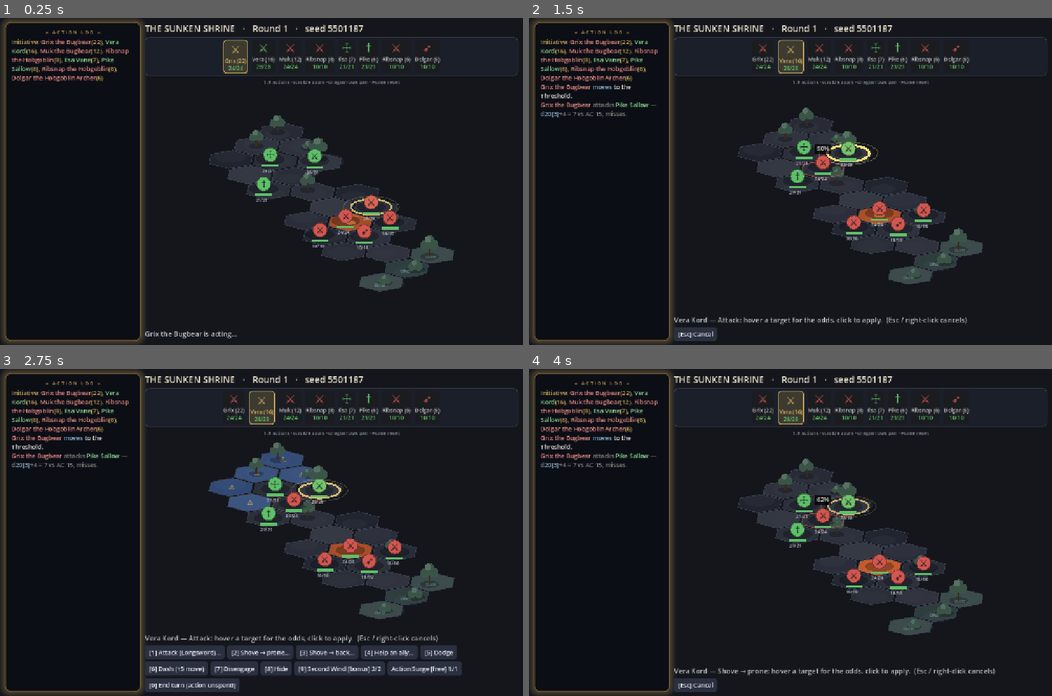
Above: before the commit, frames 1-4 (two rows, left to right).
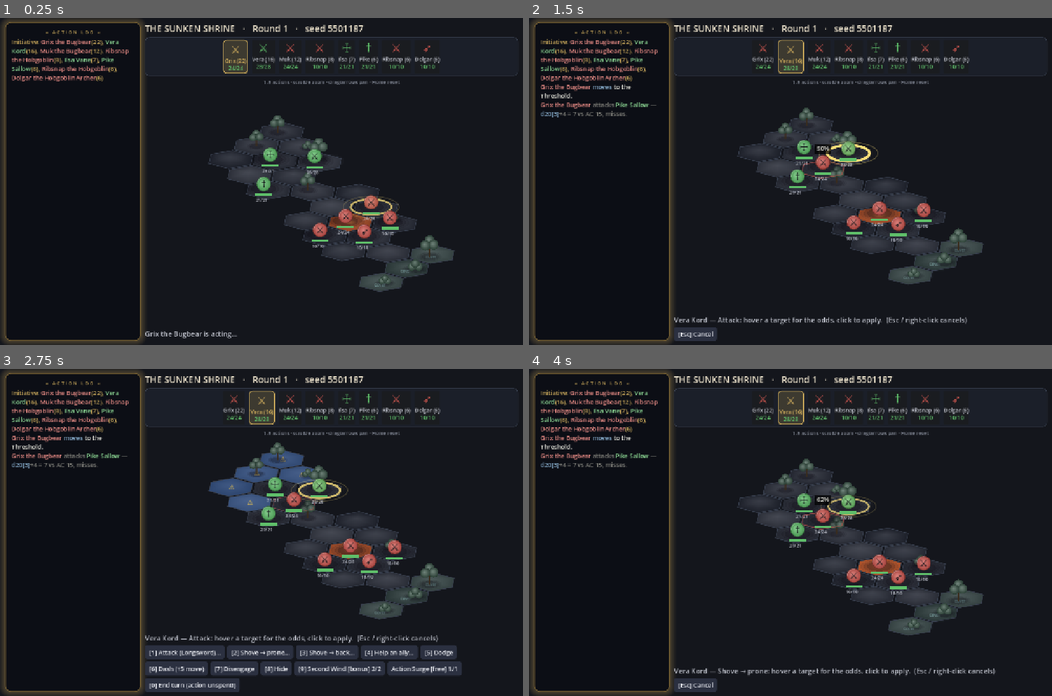
Above: after the commit, the same moments.

Repository: EgecanOzcakar/sorcmerc
Game: Godot game, scene res://scenes/main.tscn
The game is run twice, just before and just after one commit, with the same random seed, the same clock (stepped at 60 frames per second) and the same inputs. This scene is started directly instead of the project's main scene.
Inputs (mouse positions are in pixels of both pictures, inside the frame that each line leads up to):
- Up to frame 1 (0.25 s): no input
- Up to frame 2 (1.5 s): tap Enter at 0.5 s; drag from (790, 181) to (842, 109) at 0.52 s; click "[1] Attack (Longsword)…" at 1.25 s
- Up to frame 3 (2.75 s): click "[Esc] Cancel" at 2 s
- Up to frame 4 (4 s): click "[2] Shove → prone…" at 2.75 s; tap Enter at 3.5 s; drag from (685, 548) to (764, 597) at 3.52 s

The runs differ from the first frame. In frame 1, 0.7% of the frame differs, in the area x 39-87%, y 29-84%; in frame 2, 0.7%; in frame 3, 0.7%; in frame 4, 0.7%, in the area x 41-87%, y 27-82%.

Commit message:
Isometric board: shading pass — gradients, soft shadows, rim light
Rendering quality only. Geometry, camera angle, terrain logic, foliage
placement and the circular token shape are all untouched.

_fan() fills a shape as a triangle fan with interpolated vertex colours —
a real gradient, via draw_primitive, no shader and no texture. Offsetting
the fan's apex toward LIGHT (a single up-left light direction the whole
scene shares) puts the hotspot off centre, which is what makes a disc read
as a ball instead of a coin. Tiles, tokens, leaf clumps, the fountain and
the hazard glow all shade through it; the hazard fades to alpha 0 at its
rim instead of ending on a hard edge.

_soft_shadow() replaces the hard shadow ellipse with three stacked
ellipses at growing size and falling alpha — a blur's falloff without a
blur pass.

Tokens also get a rim-light arc along the lit side, and every arc,
polyline and line on the board is now antialiased. _ring() replaces the
old fixed 24-segment _disc with a segment count callers choose (32 for
ground rings, 28 for token bodies), and can return either a flat
board-plane ellipse or a true screen circle.

Informally profiled with a scratch script forcing a board redraw every
frame: 7.40 ms/frame after vs 7.74 ms/frame before — no measurable cost,
the frame is dominated by present, not by these draws.

Co-Authored-By: Claude Opus 5 <noreply@anthropic.com>

Diff:
--- a/scenes/main.gd
+++ b/scenes/main.gd
@@ -1035,15 +1035,43 @@
 			pts.append(center + _iso(Vector2(cos(a), sin(a)) * s))
 		return pts
 
-	# A circle lying flat on the board plane, i.e. an ellipse on screen.
-	func _disc(center: Vector2, r: float, closed := false) -> PackedVector2Array:
+	# A ring of points. `flat` lays it on the board plane (an ellipse on screen);
+	# without it you get a true screen circle, for things that face the camera.
+	func _ring(center: Vector2, r: float, flat := true, closed := false, segs := 32) -> PackedVector2Array:
 		var pts := PackedVector2Array()
-		for i in 24:
-			var a := TAU * i / 24.0
-			pts.append(center + _iso(Vector2(cos(a), sin(a)) * r))
+		for i in segs:
+			var v := Vector2(cos(TAU * i / segs), sin(TAU * i / segs)) * r
+			pts.append(center + (_iso(v) if flat else v))
 		if closed:
 			pts.append(pts[0])
 		return pts
+
+	# A circle lying flat on the board plane, i.e. an ellipse on screen.
+	func _disc(center: Vector2, r: float, closed := false) -> PackedVector2Array:
+		return _ring(center, r, true, closed)
+
+	# --- shading helpers -------------------------------------------------
+	# The light: up and to the left, so every highlight in the scene agrees.
+	const LIGHT := Vector2(-0.30, -0.34)
+
+	# A radial gradient, as a triangle fan from `apex` out to `rim` with the
+	# vertex colours interpolated across each triangle. Offsetting the apex
+	# toward the light gives an off-centre hotspot, which is what makes a disc
+	# read as a sphere rather than a coin. No shader, no texture, no per-frame
+	# allocation beyond the fan itself.
+	func _fan(apex: Vector2, rim: PackedVector2Array, inner: Color, outer: Color) -> void:
+		var n := rim.size()
+		var cols := PackedColorArray([inner, outer, outer])
+		var uv := PackedVector2Array()
+		for i in n:
+			draw_primitive(PackedVector2Array([apex, rim[i], rim[(i + 1) % n]]), cols, uv)
+
+	# A soft drop shadow: three ellipses, each wider and fainter than the last.
+	# Cheaper than a blur pass and, at these sizes, indistinguishable from one.
+	func _soft_shadow(at: Vector2, r: float, strength := 1.0) -> void:
+		for i in 3:
+			draw_colored_polygon(_disc(at, r * (1.0 + 0.26 * i)),
+				Color(0.02, 0.01, 0.04, strength * (0.20 - 0.05 * i)))
 
 	func tick(dt: float) -> void:
 		if cb == null:
@@ -1163,16 +1191,19 @@
 		var at: Vector2 = d["at"]
 		var k: float = float(d["scale"]) * s
 		var col: Color = d["col"]
-		draw_colored_polygon(_disc(at, k * 0.30), Color(0, 0, 0, 0.25))
+		_soft_shadow(at, k * 0.26, 0.85)
 		if String(d["kind"]) == "tree":
-			draw_line(at, at - Vector2(0, k * 0.62), Color("3a2c1c"), maxf(1.5, k * 0.09))
+			draw_line(at, at - Vector2(0, k * 0.62), Color("3a2c1c"), maxf(1.5, k * 0.09), true)
 			for o in [Vector2(0, -0.95), Vector2(-0.24, -0.66), Vector2(0.24, -0.70)]:
-				draw_circle(at + o * k, k * 0.30, col)
-			draw_circle(at + Vector2(-0.10, -1.02) * k, k * 0.20, col.lightened(0.16))
+				_lobe(at + o * k, k * 0.30, col)
 		else:
 			for o in [Vector2(-0.20, -0.16), Vector2(0.20, -0.16), Vector2(0, -0.34)]:
-				draw_circle(at + o * k, k * 0.24, col)
-			draw_circle(at + Vector2(-0.06, -0.38) * k, k * 0.15, col.lightened(0.14))
+				_lobe(at + o * k, k * 0.24, col)
+
+	# One shaded clump of leaves: the same ball shading the tokens use.
+	func _lobe(at: Vector2, r: float, col: Color) -> void:
+		_fan(at + LIGHT * r * 0.6, _ring(at, r, false, false, 20),
+			col.lightened(0.28), col.darkened(0.26))
 
 	# T11 interactables: shapes only, no sprites. Hazards pulse (the hex fill already
 	# glows), props get a crate mark, torches a small bright flame.
@@ -1180,14 +1211,17 @@
 	func _draw_object(o: Dictionary, c: Vector2, s: float, pulse: float) -> void:
 		match String(o["type"]):
 			"torch":
+				for i in 3:   # a soft glow around the flame, not a hard ring
+					draw_circle(c, s * (0.22 + 0.10 * i), Color(1.0, 0.78, 0.45, 0.10 - 0.02 * i))
 				draw_circle(c, s * 0.16, main.COL_TORCH.lerp(Color("ff9d3d"), pulse))
-				draw_circle(c, s * 0.30, Color(1.0, 0.78, 0.45, 0.12 + 0.10 * pulse))
 			"fountain":     # lies flat on the board, so it projects
-				draw_colored_polygon(_disc(c, s * 0.45), Color("3d5566"))
-				draw_polyline(_disc(c, s * 0.45, true), Color("6f97ad"), 2.0)
+				_fan(c + _iso(LIGHT) * s * 0.28, _disc(c, s * 0.45),
+					Color("50707f"), Color("32444f"))
+				draw_polyline(_disc(c, s * 0.45, true), Color("6f97ad"), 2.0, true)
 			_:
 				if o.has("hazard") and not o.get("blocks_movement", false):
-					draw_colored_polygon(_disc(c, s * 0.22), Color("ffcf7a").lerp(Color("ff6a2a"), pulse))
+					var hot := Color("ffcf7a").lerp(Color("ff6a2a"), pulse)
+					_fan(c, _disc(c, s * 0.26), hot, Color(hot.r, hot.g, hot.b, 0.0))
 					return
 				var r := s * 0.42
 				var quad := PackedVector2Array()
@@ -1242,9 +1276,15 @@
 			# tiles overlap in tone, which is what stops the borders reading as
 			# hard-cut diamonds without needing an actual texture.
 			var v := _rand(hx, 1)
-			draw_colored_polygon(poly, fill.lightened(0.09 * v).darkened(0.07 * (1.0 - v)))
-			draw_colored_polygon(_disc(c + _iso(Vector2(_rand(hx, 2) - 0.5, _rand(hx, 3) - 0.5) * s * 0.6),
-				s * (0.45 + 0.30 * _rand(hx, 4))), Color(fill.lightened(0.09), 0.28))
+			var tint := fill.lightened(0.09 * v).darkened(0.07 * (1.0 - v))
+			# lit from the top-left and falling off to the rim, so a tile is a
+			# shaded surface rather than a solid lozenge
+			_fan(c + _iso(LIGHT * s * 0.55), poly, tint.lightened(0.11), tint.darkened(0.13))
+			var blob := c + _iso(Vector2(_rand(hx, 2) - 0.5, _rand(hx, 3) - 0.5) * s * 0.6)
+			var br2 := s * (0.45 + 0.30 * _rand(hx, 4))
+			for i in 3:   # the mottling, feathered out instead of a hard-edged patch
+				draw_colored_polygon(_disc(blob, br2 * (0.55 + 0.225 * i)),
+					Color(fill.lightened(0.09), 0.11))
 			if field.has(hx) and hx != cur.pos:
 				draw_colored_polygon(poly, main.COL_MOVE)
 			if cone_hexes.has(hx):
@@ -1257,7 +1297,7 @@
 			for n in Hex.neighbors(hx):
 				if not n in cb.board["hexes"] or _terrain(n) != _terrain(hx):
 					seam = true
-			draw_polyline(edge, Color(main.COL_HEX_EDGE, 0.9 if seam else 0.22), 1.5)
+			draw_polyline(edge, Color(main.COL_HEX_EDGE, 0.9 if seam else 0.22), 1.5, true)
 			if obj.is_empty():
 				var d := _foliage_at(hx, c, s)
 				if not d.is_empty():
@@ -1285,13 +1325,13 @@
 				var poly := _hex_poly(tp, s - 3.0)
 				poly.append(poly[0])
 				var oc: Color = main.COL_TARGET
-				draw_polyline(poly, oc if hot else Color(oc.r, oc.g, oc.b, 0.45), 3.0 if hot else 2.0)
+				draw_polyline(poly, oc if hot else Color(oc.r, oc.g, oc.b, 0.45), 3.0 if hot else 2.0, true)
 		elif hero_turn and main._mode == "idle" and cur.econ["action"] > 0:
 			for f in cb.enemies_of(cur):
 				if cb.in_reach(cur, f):
 					var poly := _hex_poly(_pix(f.pos), s - 3.0)
 					poly.append(poly[0])
-					draw_polyline(poly, Color(main.COL_TARGET.r, main.COL_TARGET.g, main.COL_TARGET.b, 0.30), 1.5)
+					draw_polyline(poly, Color(main.COL_TARGET.r, main.COL_TARGET.g, main.COL_TARGET.b, 0.30), 1.5, true)
 
 		# tokens, painted back-to-front so nearer ones overlap farther ones
 		var order: Array = cb.combatants.filter(func(c): return not c.is_dead())
@@ -1309,23 +1349,30 @@
 			# the ground — no lift, and flat to the board plane like everything
 			# else lying on it.
 			var tp := p if c.is_down() else p + Vector2(0, -rad * 0.55)
-			draw_colored_polygon(_disc(p, rad * 0.92), Color(0, 0, 0, 0.28))
+			_soft_shadow(p, rad * 0.80, 1.0 if c.is_down() else 1.15)
 			if c == cur:
 				# A real blink: the ring breathes in alpha, width AND radius, with a
 				# faint outer halo — the old width-only wobble read as noise.
 				var bl := 0.5 + 0.5 * sin(Time.get_ticks_msec() / 170.0)
 				base = base.lerp(Color("ffe27a"), 0.18 * bl)
 				draw_polyline(_disc(p, rad + 4.0 + bl * 3.0, true),
-					Color(1.0, 0.886, 0.478, 0.25 + 0.75 * bl), 2.5 + bl * 3.0)
+					Color(1.0, 0.886, 0.478, 0.25 + 0.75 * bl), 2.5 + bl * 3.0, true)
 				draw_polyline(_disc(p, rad + 12.0 + bl * 6.0, true),
-					Color(1.0, 0.886, 0.478, 0.30 * bl), 2.0)
-			if c.is_down():
-				draw_colored_polygon(_disc(p, rad * 0.8), base)
-				draw_polyline(_disc(p, rad * 0.8, true), base.darkened(0.4), 2.0)
-			else:
-				draw_line(p, tp, base.darkened(0.55), 3.0)   # the "post" it stands on
-				draw_circle(tp, rad * 0.8, base)
-				draw_arc(tp, rad * 0.8, 0, TAU, 24, base.darkened(0.4), 2.0)
+					Color(1.0, 0.886, 0.478, 0.30 * bl), 2.0, true)
+			# The token is shaded like a ball: hotspot toward the light, falling
+			# off to a darker rim, with a bright sliver of rim light on the lit
+			# side and a dark contact line on the far one.
+			var trad := rad * 0.8
+			var flat: bool = c.is_down()
+			if not flat:
+				draw_line(p, tp, base.darkened(0.55), 3.0, true)   # the "post" it stands on
+			_fan(tp + (_iso(LIGHT) if flat else LIGHT) * trad * 0.62,
+				_ring(tp, trad, flat, false, 28), base.lightened(0.26), base.darkened(0.20))
+			draw_polyline(_ring(tp, trad, flat, true, 28), base.darkened(0.45), 1.5, true)
+			if not flat:
+				var lit := LIGHT.angle()
+				draw_arc(tp, trad * 0.93, lit - 0.85, lit + 0.85, 20,
+					Color(1, 1, 1, 0.26), 2.0, true)
 			# The token's mark: class glyph for heroes, creature-type glyph for foes.
 			_centered(_glyph(c), tp, int(24 * fz), Color("101216"))
 
